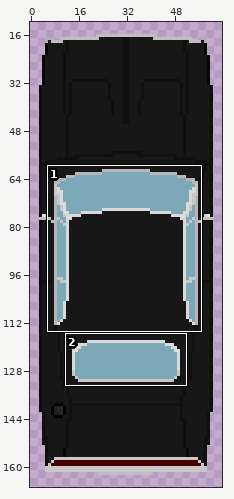
File history of a pixel-art file, Assets/Sprites/charger.ase. The first picture is a wide view before the edit; the outline marks the close-up.
Close-up. Old version:
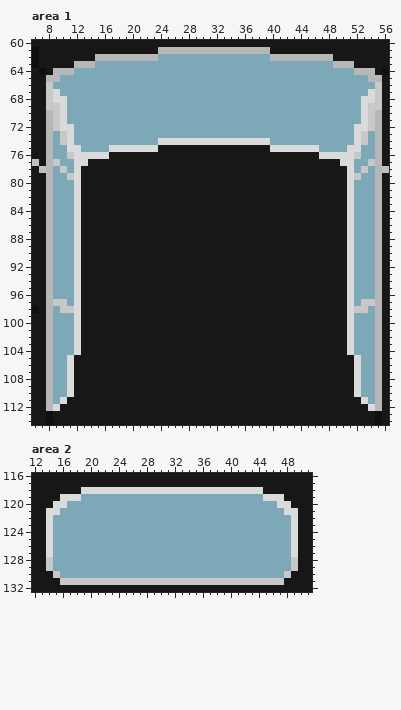
64x168 pixels, 1 frame. Shown: area 1: x 6..56, y 60..114; area 2: x 12..51, y 116..132. The wide view leaves out empty margins.
The result:
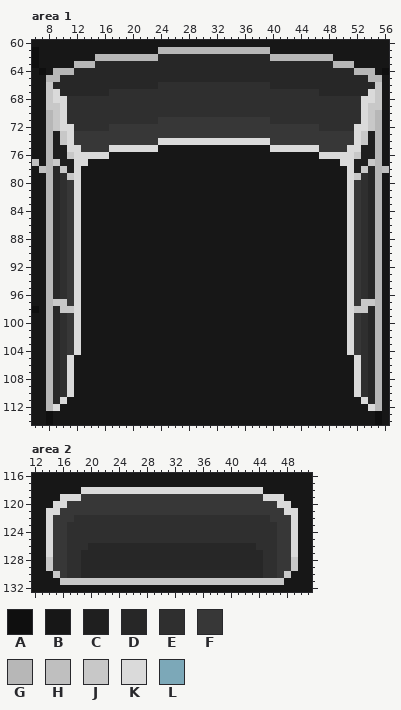
Palette (. is transparent): A #0f0f0f  B #171717  C #1f1f1f  D #272727  E #2f2f2f  F #373737  G #b7b7b7  H #bfbfbf  J #c8c8c8  K #dadada  L #7ca8b8
The exact change:
layer "Tints" now shown
Area 1, layer "Tints":
y 62: x 24..39 LLLLLLLLLLLLLLLL -> DDDDDDDDDDDDDDDD
y 63: x 15..48 LLLLLLLLLLLLLLLLLLLLLLLLLLLLLLLLLL -> DDDDDDDDDDDDDDDDDDDDDDDDDDDDDDDDDD
y 64: x 12..51 LLLLLLLLLLLLLLLLLLLLLLLLLLLLLLLLLLLLLLLL -> DDDDDDDDDDDDDDDDDDDDDDDDDDDDDDDDDDDDDDDD
y 65: x 10..53 LLLLLLLLLLLLLLLLLLLLLLLLLLLLLLLLLLLLLLLLLLLL -> DDDDDDDDDDDDDDDDDDDDDDDDDDDDDDDDDDDDDDDDDDDD
y 66: x 9..54 LLLLLLLLLLLLLLLLLLLLLLLLLLLLLLLLLLLLLLLLLLLLLL -> DDDDDDDDDDDDDDDEEEEEEEEEEEEEEEEDDDDDDDDDDDDDDD
y 67: x 10..53 LLLLLLLLLLLLLLLLLLLLLLLLLLLLLLLLLLLLLLLLLLLL -> DDDDDDDEEEEEEEEEEEEEEEEEEEEEEEEEEEEEEDDDDDDD
y 68..70: x 11..52 LLLLLLLLLLLLLLLLLLLLLLLLLLLLLLLLLLLLLLLLLL -> EEEEEEEEEEEEEEEEEEEEEEEEEEEEEEEEEEEEEEEEEE
y 71: x 11..52 LLLLLLLLLLLLLLLLLLLLLLLLLLLLLLLLLLLLLLLLLL -> EEEEEEEEEEEEEFFFFFFFFFFFFFFFFEEEEEEEEEEEEE
y 72: x 12..51 LLLLLLLLLLLLLLLLLLLLLLLLLLLLLLLLLLLLLLLL -> EEEEEFFFFFFFFFFFFFFFFFFFFFFFFFFFFFFEEEEE
y 73: x 9 L -> C; x 12..51 LLLLLLLLLLLLLLLLLLLLLLLLLLLLLLLLLLLLLLLL -> FFFFFFFFFFFFFFFFFFFFFFFFFFFFFFFFFFFFFFFF; x 54 L -> C
y 74: x 9 L -> C; x 12..23 LLLLLLLLLLLL -> FFFFFFFFFFFF; x 40..51 LLLLLLLLLLLL -> FFFFFFFFFFFF; x 54 L -> C
y 75: x 9..10 LL -> CC; x 13..16 LLLL -> FFFF; x 47..50 LLLL -> FFFF; x 53..54 LL -> CC
y 76: x 9..10 LL -> CC; x 53..54 LL -> CC
y 77: x 10..11 LL -> CC; x 52..53 LL -> CC
y 78: x 9 L -> D; x 11 L -> C; x 52 L -> C; x 54 L -> D
y 79: x 9..10 LL -> DE; x 53..54 LL -> ED
y 80..96: x 9..11 LLL -> DEF; x 52..54 LLL -> FED
y 97: x 11 L -> F; x 52 L -> F
y 98: x 9 L -> D; x 54 L -> D
y 99..104: x 9..11 LLL -> DEF; x 52..54 LLL -> FED
y 105..110: x 9..10 LL -> DE; x 53..54 LL -> ED
y 111: x 9 L -> D; x 54 L -> D
Area 2, layer "Tints":
y 119: x 19..44 LLLLLLLLLLLLLLLLLLLLLLLLLL -> FFFFFFFFFFFFFFFFFFFFFFFFFF
y 120: x 17..46 LLLLLLLLLLLLLLLLLLLLLLLLLLLLLL -> FFFFFFFFFFFFFFFFFFFFFFFFFFFFFF
y 121: x 16..47 LLLLLLLLLLLLLLLLLLLLLLLLLLLLLLLL -> FFFFFFFFFFFFFFFFFFFFFFFFFFFFFFFF
y 122: x 15..48 LLLLLLLLLLLLLLLLLLLLLLLLLLLLLLLLLL -> FFFEEEEEEEEEEEEEEEEEEEEEEEEEEEEFFF
y 123..125: x 15..48 LLLLLLLLLLLLLLLLLLLLLLLLLLLLLLLLLL -> FFEEEEEEEEEEEEEEEEEEEEEEEEEEEEEEFF
y 126: x 15..48 LLLLLLLLLLLLLLLLLLLLLLLLLLLLLLLLLL -> FFEEEDDDDDDDDDDDDDDDDDDDDDDDDEEEFF
y 127..129: x 15..48 LLLLLLLLLLLLLLLLLLLLLLLLLLLLLLLLLL -> FFEEDDDDDDDDDDDDDDDDDDDDDDDDDDEEFF
y 130: x 16..47 LLLLLLLLLLLLLLLLLLLLLLLLLLLLLLLL -> FEEDDDDDDDDDDDDDDDDDDDDDDDDDDEEF
